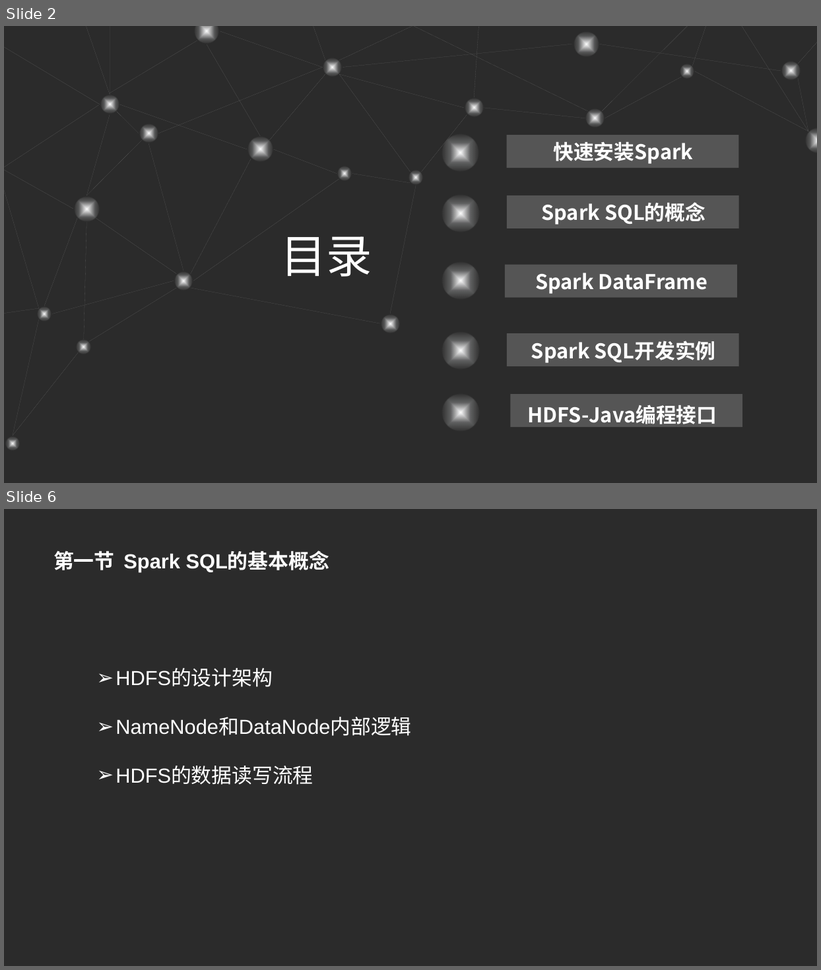
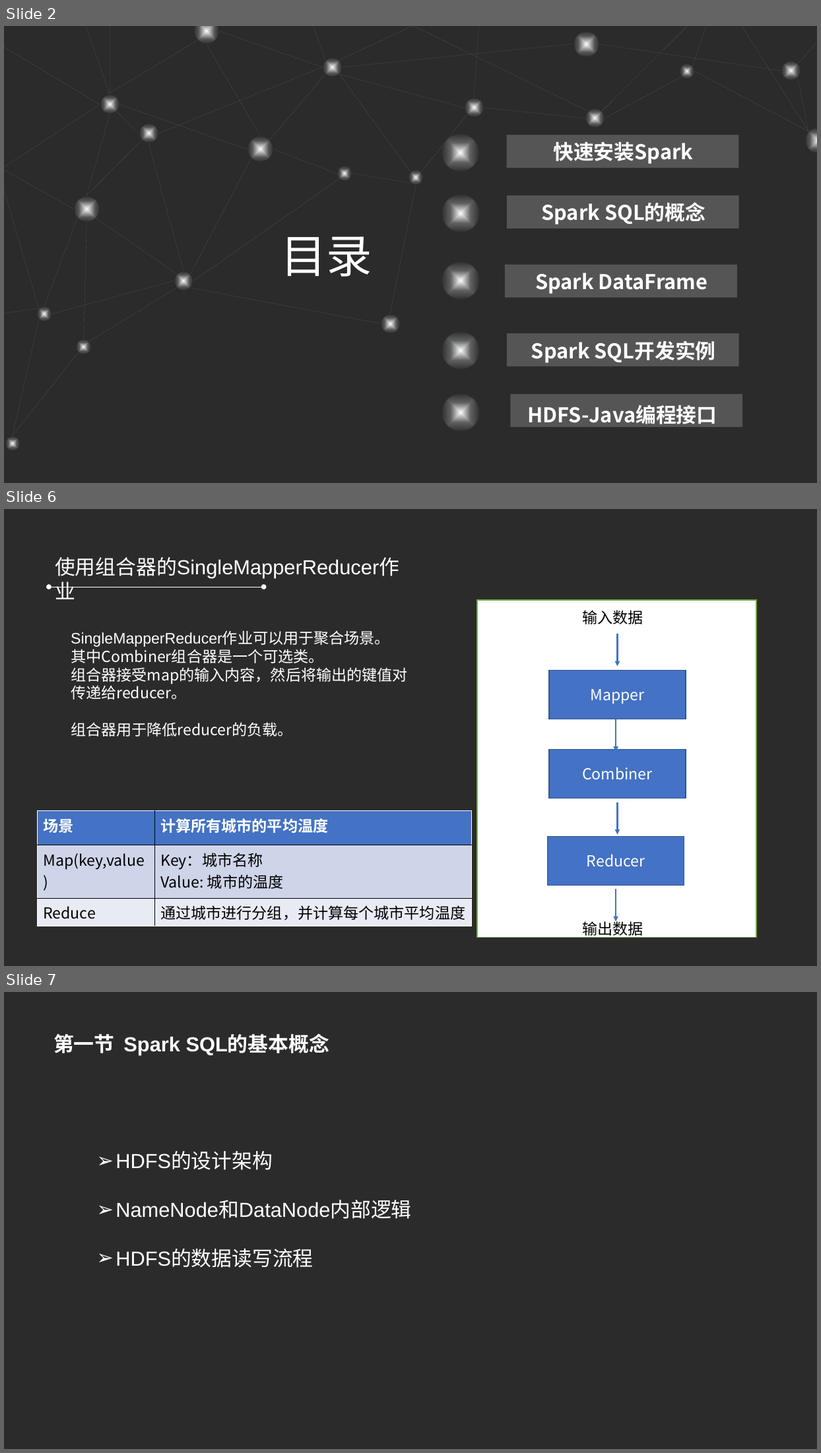
Before and after one commit to refuil/hadoopAction, a slide deck: 第五章 MapReduce高级程序设计.pptx. Shown one above the other, each under a label of ours: slides 2 and 6 before the commit, slides 2, 6 and 7 after it; the slides between them are not shown. The pictures are 821x970 and 821x1453 pixels, drawn with LibreOffice and Linux fonts; fonts in the diff are those of the drawing; background and template pictures are left out; a plain dark background stands for a picture behind light text. Boxes give left, top, right and bottom in pixels: in the first picture for what was removed or moved away, otherwise in the second. Text is boxed around its words. In the diff, an @@ line names an element or a change of style, - is before the commit and + after.

```diff
--- a/第五章 MapReduce高级程序设计.pptx
+++ b/第五章 MapReduce高级程序设计.pptx
@@ slide 6 added at box(4, 509, 817, 966), background picture (left out) @@
@@ text added at box(55, 557, 399, 579), 24 pt, text #FFFFFF @@
+使用组合器的SingleMapperReducer作业
@@ double arrow added from (49, 587) to (264, 587), #FFFFFF 0.5 pt @@
@@ rectangle added at box(477, 600, 757, 937), fill #FFFFFF, outline #70AD47 1 pt @@
@@ text added at box(582, 610, 643, 625), 18 pt, text #000000 @@
+输入数据
@@ text added at box(71, 632, 408, 737), 18 pt, text #FFFFFF @@
+SingleMapperReducer作业可以用于聚合场景。
+其中Combiner组合器是一个可选类。
+组合器接受map的输入内容，然后将输出的键值对
+传递给reducer。
+组合器用于降低reducer的负载。
@@ arrow added from (618, 634) to (618, 666), #4472C4 2 pt @@
@@ rectangle added at box(549, 671, 686, 720), fill #4472C4, outline #325491 1 pt, 18 pt, text #FFFFFF @@
+Mapper
@@ arrow added from (616, 720) to (616, 752), #4472C4 2 pt @@
@@ rectangle added at box(549, 750, 686, 799), fill #4472C4, outline #325491 1 pt, 18 pt, text #FFFFFF @@
+Combiner
@@ arrow added from (618, 803) to (618, 835), #4472C4 2 pt @@
@@ table added at box(37, 811, 472, 927), 3 rows, 2 columns @@
+场景 | 计算所有城市的平均温度
+Map(key,value) | Key：城市名称 / Value: 城市的温度
+Reduce | 通过城市进行分组，并计算每个城市平均温度
@@ rectangle added at box(547, 837, 684, 886), fill #4472C4, outline #325491 1 pt, 18 pt, text #FFFFFF @@
+Reducer
@@ arrow added from (616, 889) to (616, 922), #4472C4 2 pt @@
@@ text added at box(582, 919, 643, 938), 18 pt, text #000000 @@
+输出数据
@@ what was slide 6 is now slide 7 @@
```
Also in this commit, not shown: 3 other slides added, 3 slides removed, 12 other files.
